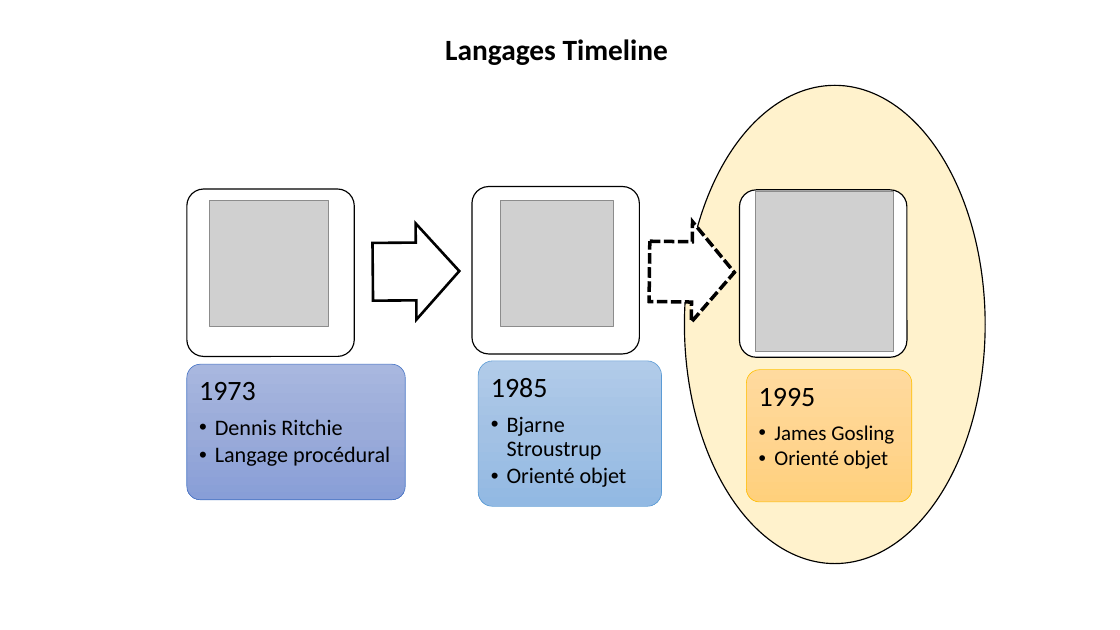
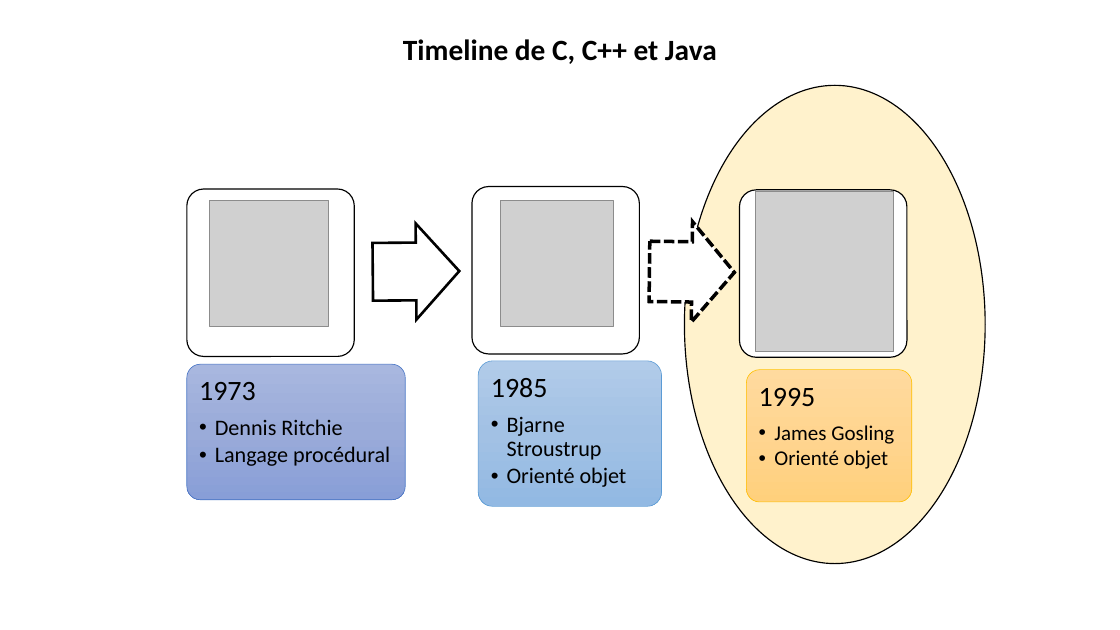
Before and after one commit to Djamelikra/javaSetup, a slide deck: slide 2 of javaInstall/Installer l’environnement de développement java.pptx. Drawn at 1120x630 pixels with LibreOffice and Linux fonts; fonts in the diff are those of the drawing; grey boxes stand for pictures. Boxes give left, top, right and bottom in pixels: in the first picture for what was removed or moved away, otherwise in the second. Text is boxed around its words. In the diff, an @@ line names an element or a change of style, - is before the commit and + after.

```diff
--- a/javaInstall/Installer l’environnement de développement java.pptx
+++ b/javaInstall/Installer l’environnement de développement java.pptx
@@ title at [403,39,717,64]: text changed @@
-Langages Timeline
+Timeline de C, C++ et Java
```
Also in this commit, not shown: 1 slide added, 1 slide removed, 1 other file.
